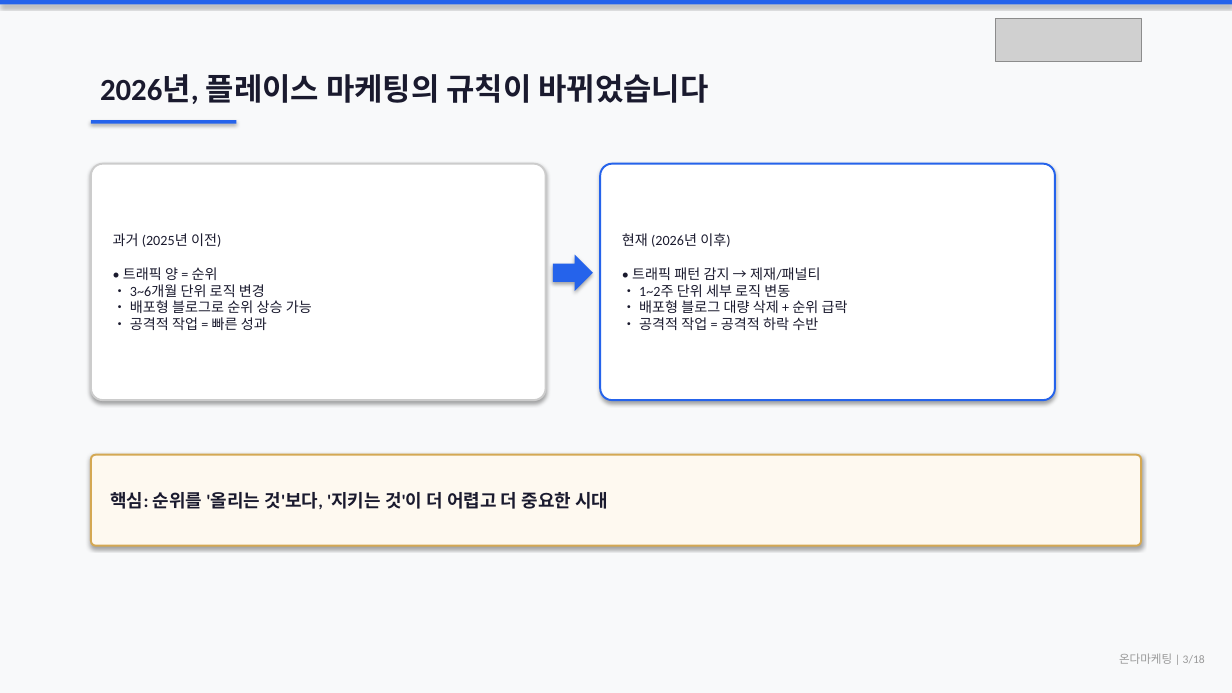
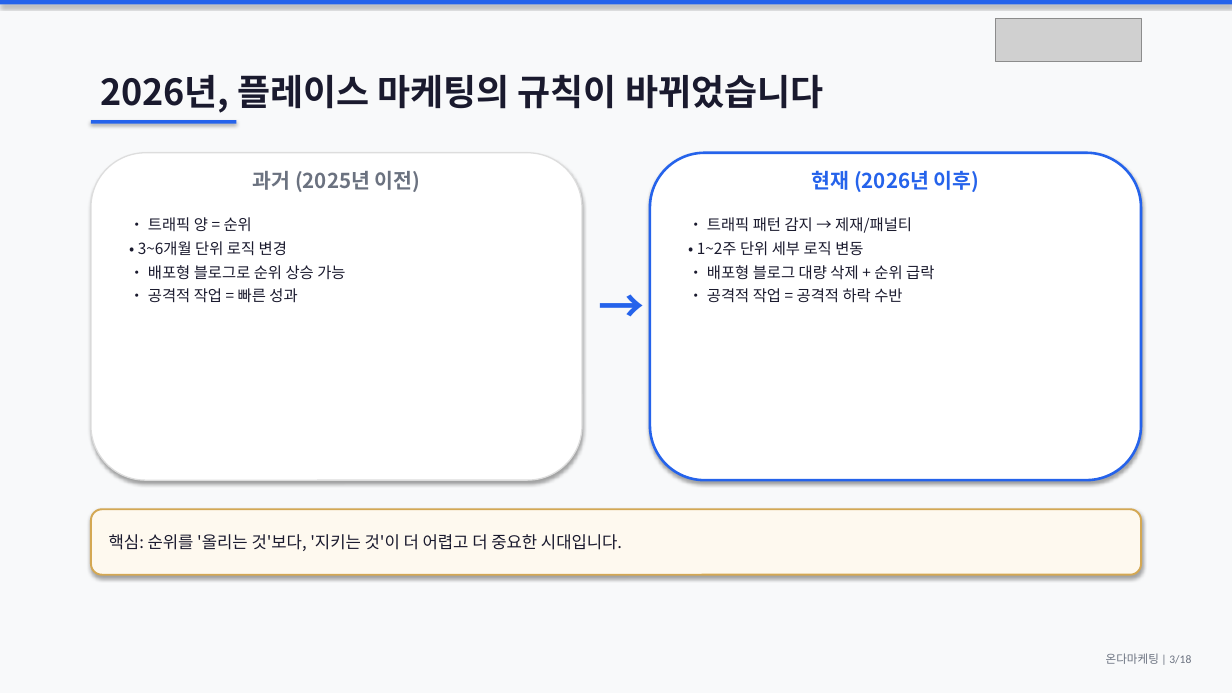
Before and after one commit to didai64595021-ui/onda-hompage, a slide deck: slide 3 of 마드모아젤헤어_제안서.pptx. Drawn at 1232x693 pixels with LibreOffice and Linux fonts; fonts in the diff are those of the drawing; grey boxes stand for pictures. Boxes give left, top, right and bottom in pixels: in the first picture for what was removed or moved away, otherwise in the second. Text is boxed around its words. In the diff, an @@ line names an element or a change of style, - is before the commit and + after.

Commit message:
fix: 제안서 PPT 정렬+디자인 전면 고도화 (그리드통일, 로고삽입, 컬러코딩, Q&A레이아웃)

```diff
--- a/마드모아젤헤어_제안서.pptx
+++ b/마드모아젤헤어_제안서.pptx
@@ text "2026년, 플레이스 마케팅의 규칙이 바뀌었습니다" at box(100, 74, 823, 113): size 24 to 28 pt, font Calibri to Noto Sans CJK KR @@
@@ rounded rectangle added at box(91, 152, 581, 480), fill #FFFFFF, outline #DDDDDD 1 pt @@
@@ text added at box(253, 171, 420, 192), 16 pt, text #6B7280, bold @@
+과거 (2025년 이전)
@@ rounded rectangle added at box(650, 152, 1141, 480), fill #FFFFFF, outline #2563EB 2 pt @@
@@ text added at box(812, 170, 979, 192), 16 pt, text #2563EB, bold @@
+현재 (2026년 이후)
@@ text "• 트래픽 양 = 순위": place and size @@
-text "• 트래픽 양 = 순위" at box(91, 164, 545, 400)
+text "• 트래픽 양 = 순위" at box(138, 217, 345, 303)
@@ text "• 트래픽 양 = 순위" at box(138, 217, 345, 303): vertical alignment middle to top; fill #FFFFFF to none; outline #CCCCCC 1.5 pt to none; shadow off @@
@@ text at box(138, 217, 345, 303): text changed; size 11 to 12 pt; font Calibri to Noto Sans CJK KR @@
-과거 (2025년 이전)
-• 트래픽 양 = 순위
-• 3~6개월 단위 로직 변경
-• 배포형 블로그로 순위 상승 가능
-• 공격적 작업 = 빠른 성과
+• 트래픽 양 = 순위
+• 3~6개월 단위 로직 변경
+• 배포형 블로그로 순위 상승 가능
+• 공격적 작업 = 빠른 성과
@@ text "• 트래픽 패턴 감지 → ...": place and size @@
-text "• 트래픽 패턴 감지 → ..." at box(601, 164, 1055, 400)
+text "• 트래픽 패턴 감지 → ..." at box(697, 217, 934, 303)
@@ text "• 트래픽 패턴 감지 → ..." at box(697, 217, 934, 303): vertical alignment middle to top; fill #FFFFFF to none; outline #2563EB 1.5 pt to none; shadow off @@
@@ text at box(697, 217, 934, 303): text changed; size 11 to 12 pt; font Calibri to Noto Sans CJK KR @@
-현재 (2026년 이후)
-• 트래픽 패턴 감지 → 제재/패널티
-• 1~2주 단위 세부 로직 변동
-• 배포형 블로그 대량 삭제 + 순위 급락
-• 공격적 작업 = 공격적 하락 수반
+• 트래픽 패턴 감지 → 제재/패널티
+• 1~2주 단위 세부 로직 변동
+• 배포형 블로그 대량 삭제 + 순위 급락
+• 공격적 작업 = 공격적 하락 수반
@@ right arrow removed at box(553, 255, 592, 291) @@
@@ text added at box(590, 273, 644, 327), 36 pt, text #2563EB, bold @@
+→
@@ rounded rectangle "핵심: 순위를 '올리는 것'보다, '지키는 ...": place and size @@
-rounded rectangle "핵심: 순위를 '올리는 것'보다, '지키는 ..." at box(91, 455, 1141, 545)
+rounded rectangle "핵심: 순위를 '올리는 것'보다, '지키는 ..." at box(91, 509, 1141, 575)
@@ rounded rectangle "핵심: 순위를 '올리는 것'보다, '지키는 ..." at box(91, 509, 1141, 575): fill #FEF9F0 to #FEF9EF; proportions changed @@
@@ text in rounded rectangle at box(109, 534, 622, 551): text changed; size 14 to 13 pt; font Calibri to Noto Sans CJK KR; bold off @@
-핵심: 순위를 '올리는 것'보다, '지키는 것'이 더 어렵고 더 중요한 시대
+핵심: 순위를 '올리는 것'보다, '지키는 것'이 더 어렵고 더 중요한 시대입니다.
@@ text "온다마케팅 | 3/18" at box(1106, 653, 1191, 664): text colour #999999 to #6B7280 @@
```
Also in this commit, not shown: 17 other slides changed, 1 other file.
